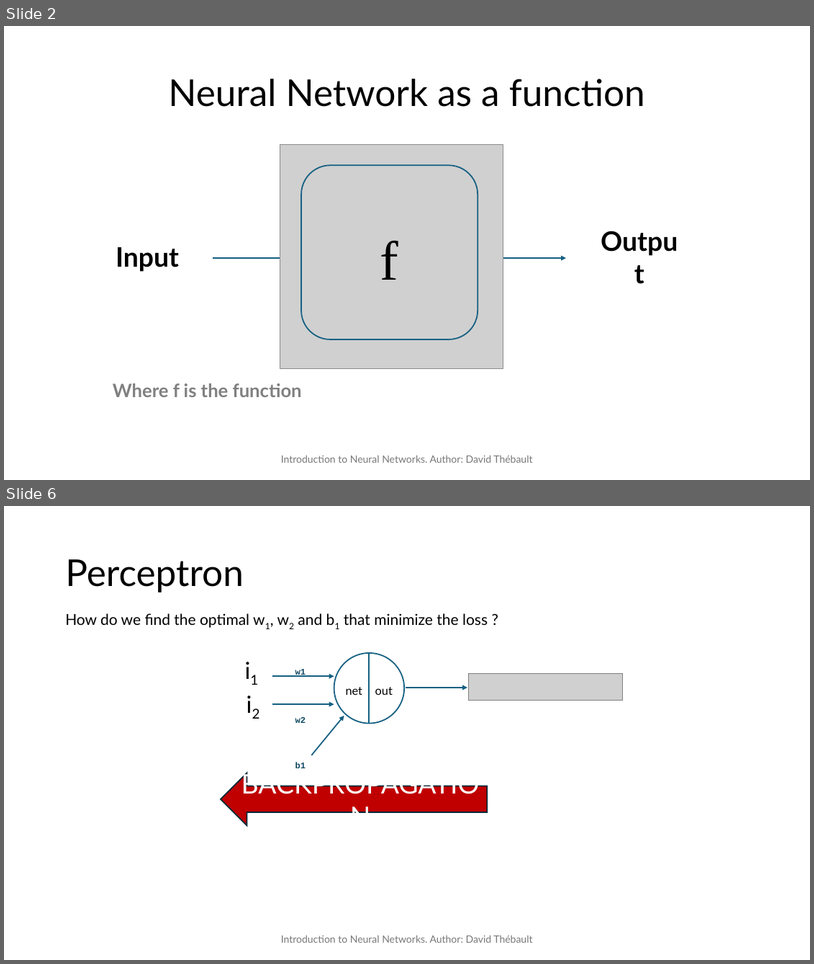
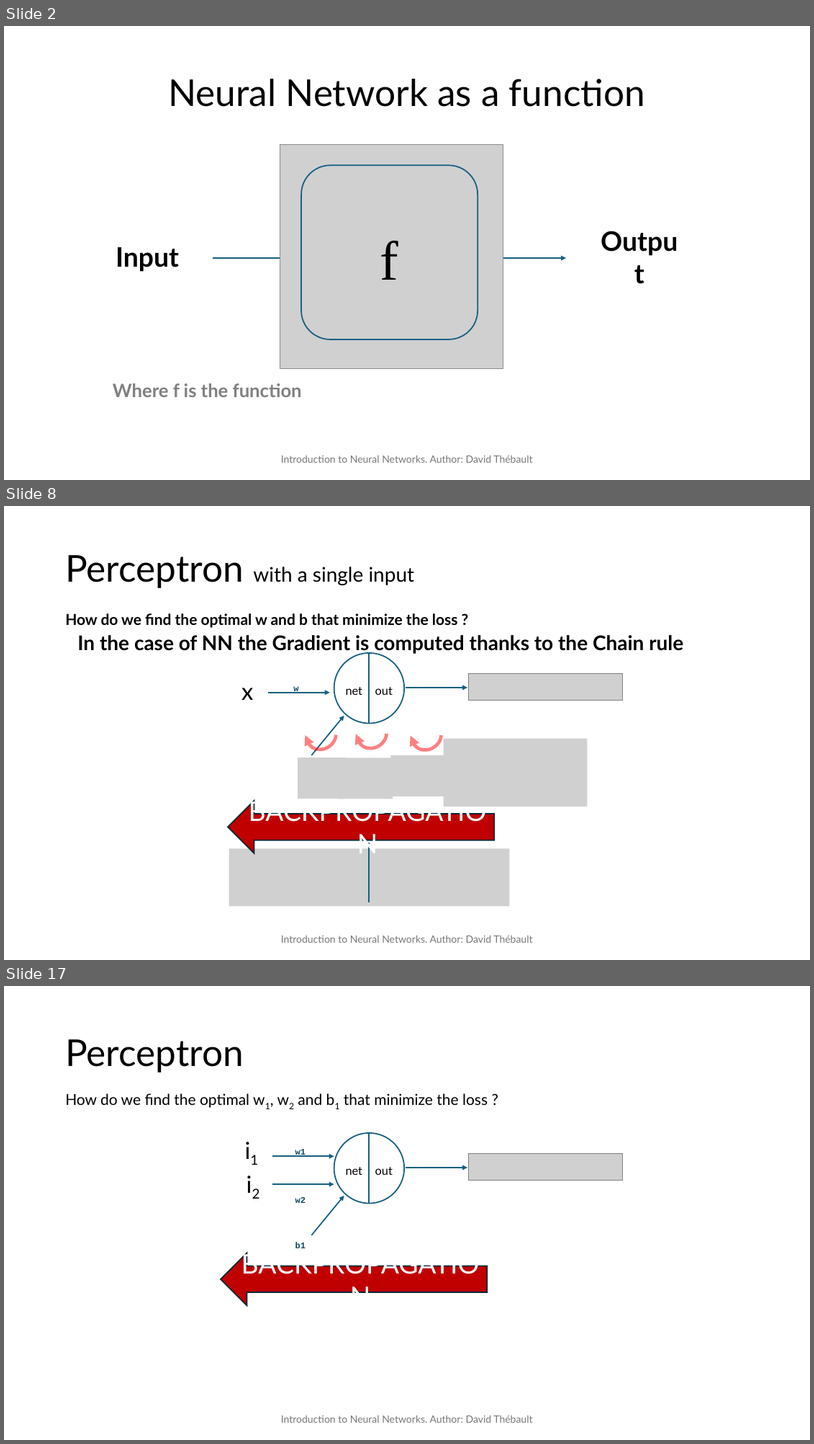
Before and after one commit to David-Tbo/NN, a slide deck: PPT/Intro_NN.pptx. Shown one above the other, each under a label of ours: slides 2 and 6 before the commit, slides 2, 8 and 17 after it; the slides between them are not shown. The pictures are 814x964 and 814x1444 pixels, drawn with LibreOffice and Linux fonts; fonts in the diff are those of the drawing; grey boxes stand for pictures. Boxes give left, top, right and bottom in pixels: in the first picture for what was removed or moved away, otherwise in the second. Text is boxed around its words. In the diff, an @@ line names an element or a change of style, - is before the commit and + after.

```diff
--- a/PPT/Intro_NN.pptx
+++ b/PPT/Intro_NN.pptx
@@ slide 8 added at (4, 506, 810, 960), background #FFFFFF @@
@@ title added at (65, 555, 415, 588), 24 pt, text #000000 @@
+Perceptron with a single input
@@ text added at (65, 613, 458, 628), 18 pt, text #000000, bold @@
+How do we find the optimal w and b that minimize the loss ?
@@ text added at (77, 635, 684, 654), 24 pt, text #000000, bold @@
+In the case of NN the Gradient is computed thanks to the Chain rule
@@ ellipse added at (334, 653, 404, 723), fill #FFFFFF, outline #156082 1.5 pt @@
@@ line added from (369, 653) to (369, 723), #156082 1.5 pt @@
@@ picture added at (469, 674, 623, 700) @@
@@ text added at (242, 687, 253, 700), 28 pt, text #000000 @@
+x
@@ arrow added from (268, 692) to (330, 692), #156082 1.5 pt @@
@@ text added at (293, 685, 298, 694), 18 pt, text #104862, bold @@
+w
@@ text added at (346, 687, 363, 695), 14 pt, text #000000 @@
+net
@@ text added at (376, 687, 393, 695), 14 pt, text #000000 @@
+out
@@ arrow added from (406, 687) to (468, 687), #156082 1.5 pt @@
@@ arrow added from (312, 755) to (345, 716), #156082 1.5 pt @@
@@ curved arrow added from (336, 735) to (305, 735), #FF0002 4 pt @@
@@ curved arrow added from (387, 734) to (356, 734), #FF0002 4 pt @@
@@ curved arrow added from (441, 735) to (411, 735), #FF0002 4 pt @@
@@ picture added at (444, 739, 588, 807) @@
@@ text added at (281, 746, 321, 765), 18 pt, text #104862, bold @@
+b
@@ picture added at (298, 758, 347, 799) @@
@@ picture added at (339, 758, 393, 799) @@
@@ picture added at (391, 755, 453, 796) @@
@@ left arrow added at (228, 800, 494, 853), fill #C00000, outline #092A39 1.5 pt, 32 pt, text #FFFFFF @@
+BACKPROPAGATION
@@ picture added at (229, 849, 509, 906) @@
@@ line added from (369, 842) to (369, 901), #156082 1.5 pt @@
@@ text added at (281, 934, 532, 942), 12 pt, text #797979 @@
+Introduction to Neural Networks. Author: David Thébault
@@ what was slide 6 is now slide 17 @@
```
Also in this commit, not shown: 5 slides changed, 17 other slides added.
